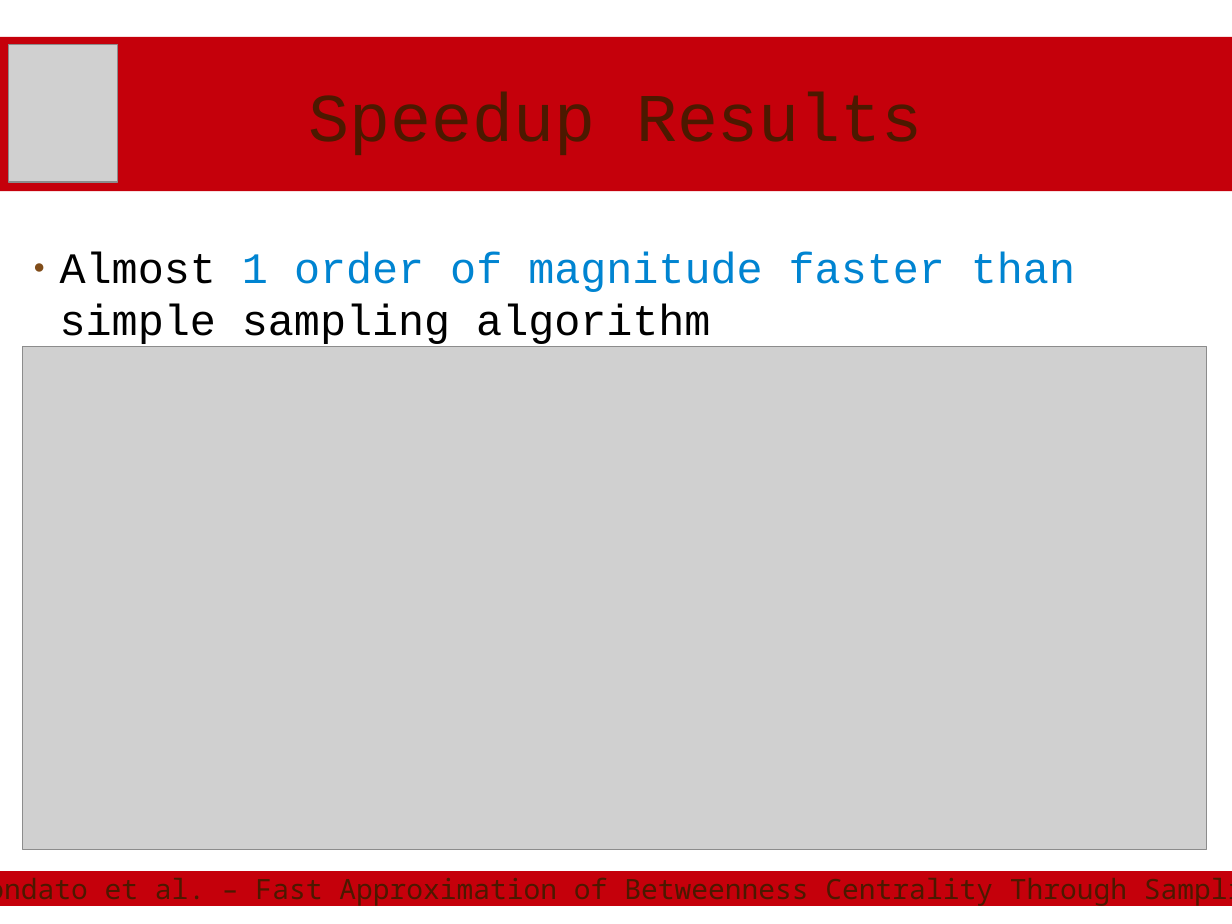
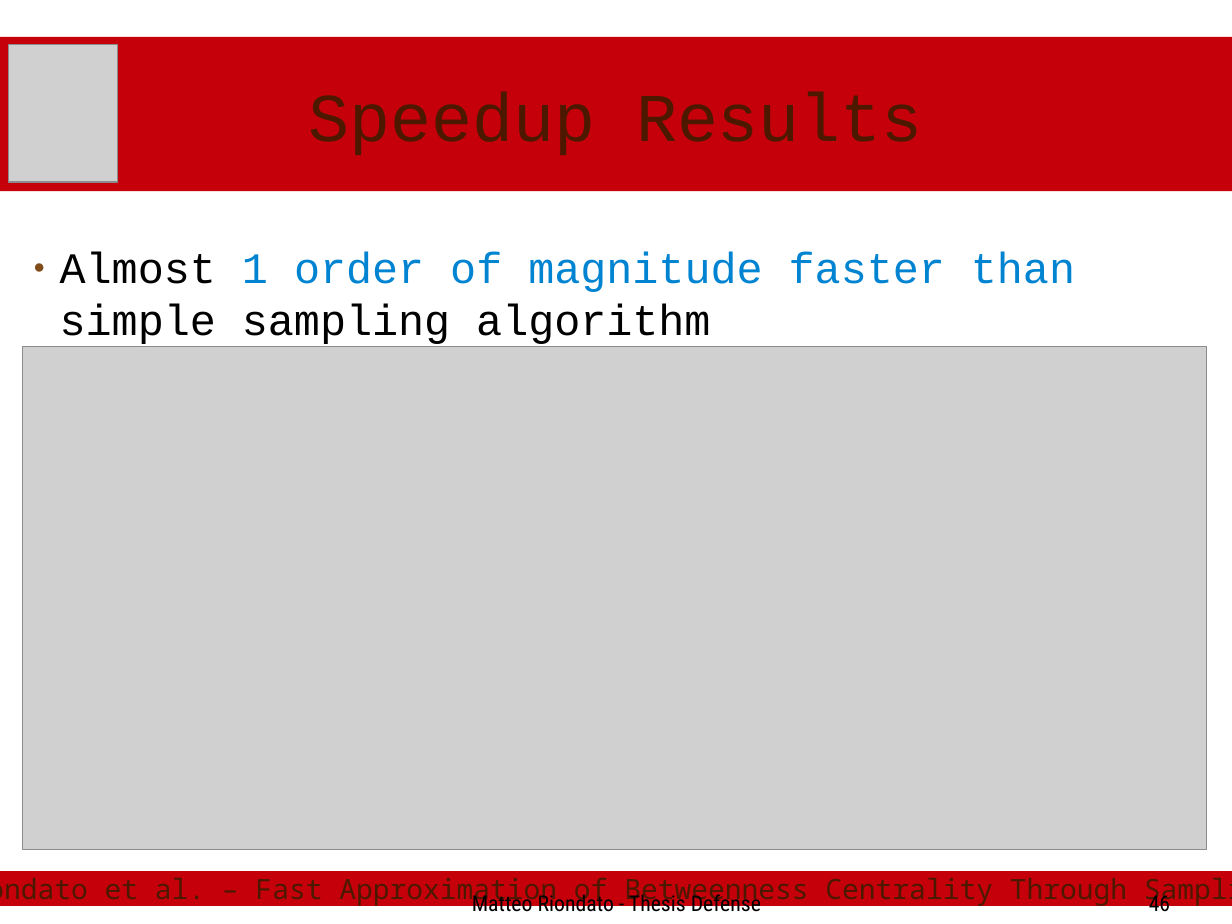
Before and after one commit to ZhizhongIsaacChen/dissertation, a slide deck: slide 46 of defense/Defense-talk.odp (slide 44 before the commit). Drawn at 1232x924 pixels with LibreOffice and Linux fonts; fonts in the diff are those of the drawing; grey boxes stand for pictures. Boxes give left, top, right and bottom in pixels: in the first picture for what was removed or moved away, otherwise in the second. Text is boxed around its words. In the diff, an @@ line names an element or a change of style, - is before the commit and + after.

```diff
--- a/defense/Defense-talk.odp
+++ b/defense/Defense-talk.odp
@@ text added at <box>472,891,761,918</box>, 14 pt, text #000000 @@
+Matteo Riondato - Thesis Defense
@@ page number added at <box>1149,891,1170,918</box>, 14 pt, text #000000 @@
+46
```
Also in this commit, not shown: 21 other slides changed, 4 slides added, 2 slides removed, 3 other files.
